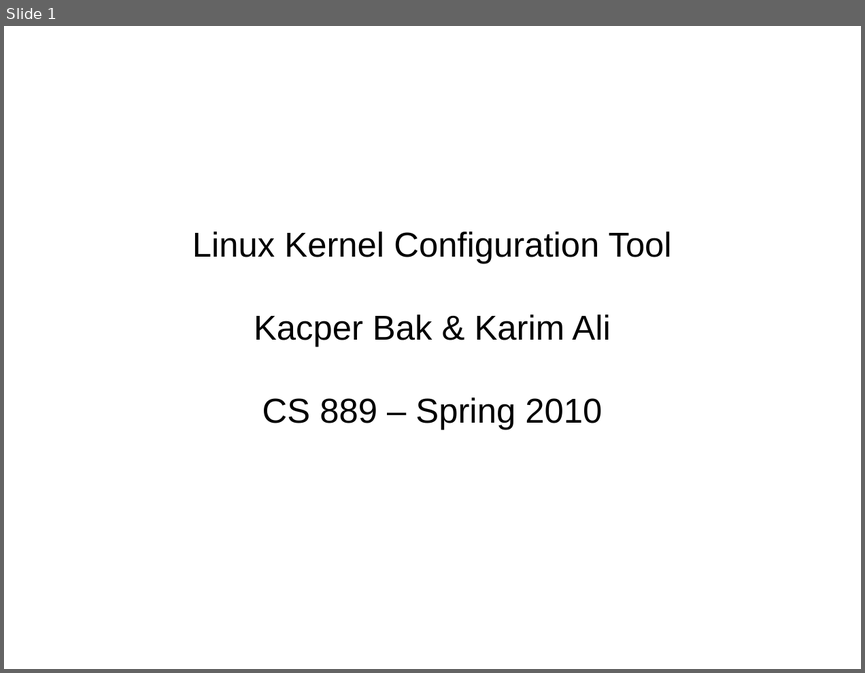
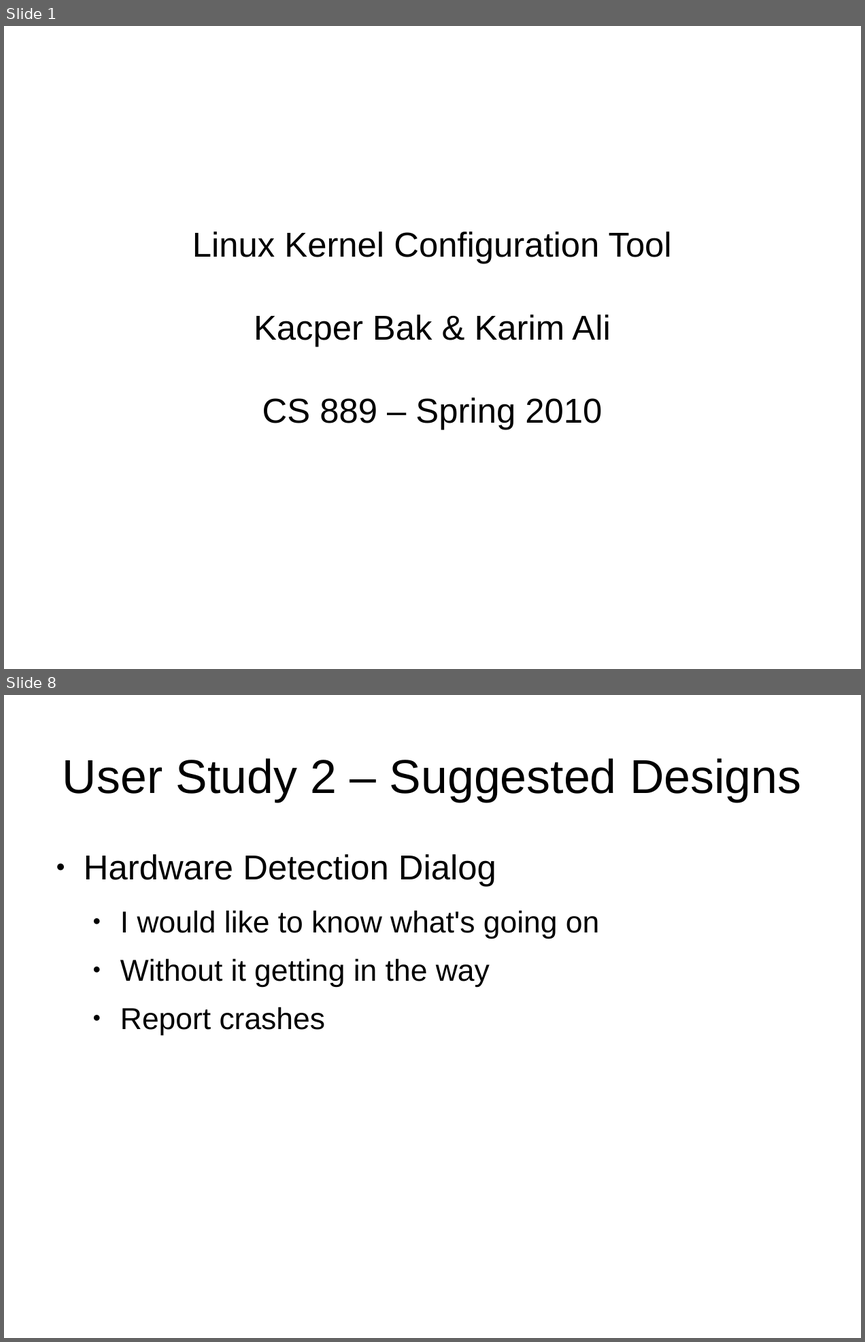
Before and after one commit to kbak/lkc, a slide deck: presentation/lkc.odp. Shown one above the other, each under a label of ours: slide 1 before the commit, slides 1 and 8 after it; the slides between them are not shown. The pictures are 865x673 and 865x1342 pixels, drawn with LibreOffice and Linux fonts; fonts in the diff are those of the drawing. Boxes give left, top, right and bottom in pixels: in the first picture for what was removed or moved away, otherwise in the second. Text is boxed around its words. In the diff, an @@ line names an element or a change of style, - is before the commit and + after.

Commit message:
added pdfs, what I did so far in the presentation

```diff
--- a/presentation/lkc.odp
+++ b/presentation/lkc.odp
@@ slide 8 added at (4,695,861,1338), background #FFFFFF @@
@@ title added at (62,758,801,802), 44 pt, text #000000 @@
+User Study 2 – Suggested Designs
@@ text added at (84,854,599,1036), 28 pt, text #000000 @@
+● Hardware Detection Dialog
+  ● I would like to know what's going on
+  ● Without it getting in the way
+  ● Report crashes
```
Also in this commit, not shown: 1 slide changed, 13 other slides added, 14 other files.
